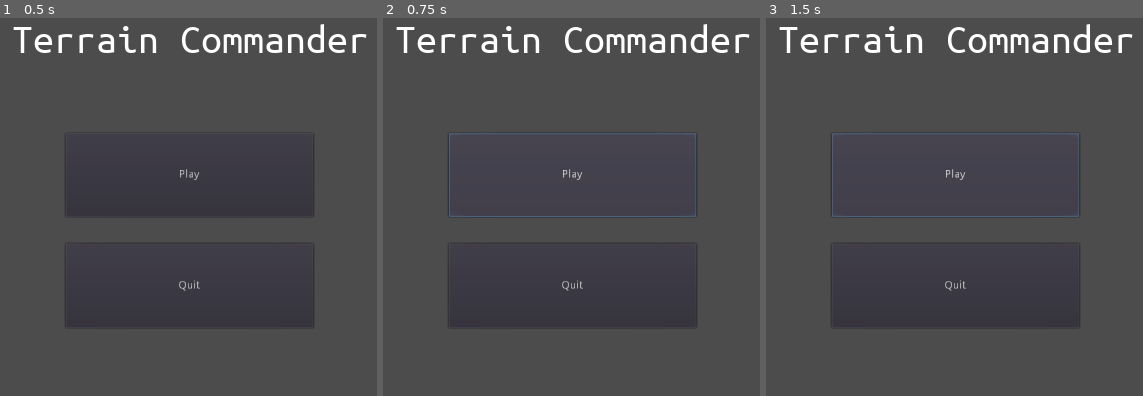
Above: before the commit, frames 1-3 (left to right).
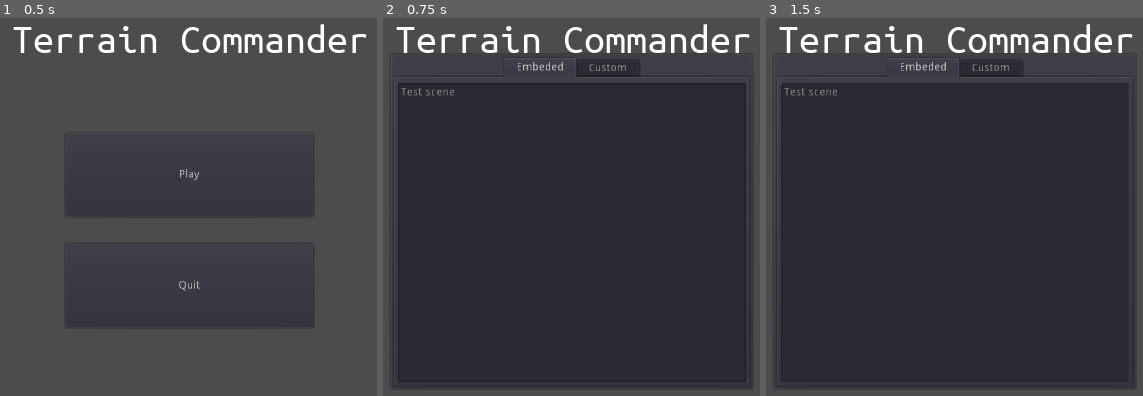
Above: after the commit, the same moments.

Repository: Blinc13/terrain_commander
Game: Godot game, scene res://scenes/ui/MainMenu.tscn
The game is run twice, just before and just after one commit, with the same random seed, the same clock (stepped at 60 frames per second) and the same inputs.
Inputs:
- Up to frame 1 (0.5 s): no input
- Up to frame 2 (0.75 s): click "Play" at 0.5 s
- Up to frame 3 (1.5 s): click "Play" at 1.25 s

Frame 1 is identical in both runs. In frame 2, 60% of the frame differs, in the area x 2-98%, y 10-98%; in frame 3, 60%.

Commit message:
Update terrain material

Diff:
--- a/TestScene.tscn
+++ b/TestScene.tscn
@@ -1,19 +1,20 @@
-[gd_scene load_steps=8 format=2]
+[gd_scene load_steps=9 format=2]
 
 [ext_resource path="res://src/objects/terrain_manager.gd" type="Script" id=1]
 [ext_resource path="res://assets/textures/terrain/background.png" type="Texture" id=2]
 [ext_resource path="res://assets/textures/terrain/terrain.png" type="Texture" id=3]
-[ext_resource path="res://assets/materials/terrain/NormalMap.tres" type="Material" id=4]
-[ext_resource path="res://scenes/units/Player.tscn" type="PackedScene" id=5]
+[ext_resource path="res://assets/materials/terrain/TerrainMaterial.tres" type="Material" id=4]
+[ext_resource path="res://scenes/units/Player/Player.tscn" type="PackedScene" id=5]
 [ext_resource path="res://scenes/ui/InGame.tscn" type="PackedScene" id=6]
 [ext_resource path="res://src/objects/game.gd" type="Script" id=7]
+[ext_resource path="res://assets/materials/terrain/BackgroundMaterial.tres" type="Material" id=8]
 
 [node name="Node2D" type="Node2D"]
 script = ExtResource( 7 )
 
 [node name="Background" type="Polygon2D" parent="."]
 modulate = Color( 0.494118, 0.494118, 0.494118, 1 )
-material = ExtResource( 4 )
+material = ExtResource( 8 )
 z_index = -1
 texture = ExtResource( 2 )
 polygon = PoolVector2Array( -157, -149, -159, 532, 632, 525, 623, -156 )
--- /dev/null
+++ b/assets/materials/terrain/BackgroundMaterial.tres
@@ -0,0 +1,8 @@
+[gd_resource type="ShaderMaterial" load_steps=3 format=2]
+
+[ext_resource path="res://assets/materials/terrain/NormalMa.tres" type="Shader" id=1]
+[ext_resource path="res://assets/textures/terrain/background_n.png" type="Texture" id=2]
+
+[resource]
+shader = ExtResource( 1 )
+shader_param/Normal_map = ExtResource( 2 )
--- a/assets/materials/terrain/NormalMap.tres
+++ b/assets/materials/terrain/NormalMa.tres
@@ -1,11 +1,9 @@
-[gd_resource type="ShaderMaterial" load_steps=4 format=2]
-
-[ext_resource path="res://assets/textures/terrain/background_n.png" type="Texture" id=1]
+[gd_resource type="VisualShader" load_steps=2 format=2]
 
 [sub_resource type="VisualShaderNodeTextureUniform" id=2]
 uniform_name = "Normal_map"
 
-[sub_resource type="VisualShader" id=1]
+[resource]
 code = "shader_type canvas_item;
 uniform sampler2D Normal_map;
 
@@ -36,13 +34,8 @@
 
 }
 "
-graph_offset = Vector2( -429.395, 70.6982 )
 mode = 1
 flags/light_only = false
 nodes/fragment/2/node = SubResource( 2 )
 nodes/fragment/2/position = Vector2( 60, 160 )
 nodes/fragment/connections = PoolIntArray( 2, 0, 0, 3 )
-
-[resource]
-shader = SubResource( 1 )
-shader_param/Normal_map = ExtResource( 1 )
--- /dev/null
+++ b/assets/materials/terrain/TerrainMaterial.tres
@@ -0,0 +1,8 @@
+[gd_resource type="ShaderMaterial" load_steps=3 format=2]
+
+[ext_resource path="res://assets/textures/terrain/terrain_n.png" type="Texture" id=1]
+[ext_resource path="res://assets/materials/terrain/NormalMa.tres" type="Shader" id=2]
+
+[resource]
+shader = ExtResource( 2 )
+shader_param/Normal_map = ExtResource( 1 )
--- /dev/null
+++ b/levels/TestLevel.tscn
@@ -0,0 +1,16 @@
+[gd_scene load_steps=5 format=2]
+
+[ext_resource path="res://scenes/misc/BaseLevel.tscn" type="PackedScene" id=1]
+[ext_resource path="res://assets/materials/terrain/TerrainMaterial.tres" type="Material" id=2]
+[ext_resource path="res://assets/textures/terrain/terrain.png" type="Texture" id=3]
+[ext_resource path="res://scenes/units/Player/MasterPlayer.tscn" type="PackedScene" id=4]
+
+[node name="Game" instance=ExtResource( 1 )]
+
+[node name="Polygon2D" type="Polygon2D" parent="TerrainManager" index="0"]
+material = ExtResource( 2 )
+texture = ExtResource( 3 )
+polygon = PoolVector2Array( 129, 360, 202, 502, 527, 524, 820, 471, 883, 328, 870, 199, 737, 61, 656, 164, 611, 313, 515, 348, 354, 371, 228, 355 )
+
+[node name="Player" parent="Players" index="0" instance=ExtResource( 4 )]
+position = Vector2( 235, 333 )
--- a/scenes/Game.tscn
+++ /dev/null
@@ -1,12 +0,0 @@
-[gd_scene load_steps=3 format=2]
-
-[ext_resource path="res://src/objects/terrain_manager.gd" type="Script" id=1]
-[ext_resource path="res://src/objects/game.gd" type="Script" id=2]
-
-[node name="Game" type="Node2D"]
-script = ExtResource( 2 )
-
-[node name="TerrainManager" type="Node2D" parent="."]
-script = ExtResource( 1 )
-
-[node name="Players" type="Node" parent="."]
--- /dev/null
+++ b/scenes/misc/BaseLevel.tscn
@@ -0,0 +1,20 @@
+[gd_scene load_steps=5 format=2]
+
+[ext_resource path="res://src/objects/terrain_manager.gd" type="Script" id=1]
+[ext_resource path="res://src/objects/game.gd" type="Script" id=2]
+[ext_resource path="res://assets/materials/terrain/BackgroundMaterial.tres" type="Material" id=3]
+[ext_resource path="res://assets/textures/terrain/background.png" type="Texture" id=4]
+
+[node name="Game" type="Node2D"]
+script = ExtResource( 2 )
+
+[node name="BackGround" type="Polygon2D" parent="."]
+modulate = Color( 0.494118, 0.494118, 0.494118, 1 )
+material = ExtResource( 3 )
+texture = ExtResource( 4 )
+polygon = PoolVector2Array( 2731, -2005, -2567, -1993, -2579, 2682, 2755, 2646 )
+
+[node name="TerrainManager" type="Node2D" parent="."]
+script = ExtResource( 1 )
+
+[node name="Players" type="Node" parent="."]
--- a/scenes/ui/MainMenu.tscn
+++ b/scenes/ui/MainMenu.tscn
@@ -12,7 +12,7 @@
 anchor_bottom = 1.0
 script = ExtResource( 2 )
 
-[node name="VBoxContainer" type="VBoxContainer" parent="."]
+[node name="Title" type="VBoxContainer" parent="."]
 anchor_top = 0.5
 anchor_right = 1.0
 anchor_bottom = 0.5
@@ -20,70 +20,100 @@
 margin_bottom = 257.0
 alignment = 1
 
-[node name="Label" type="Label" parent="VBoxContainer"]
+[node name="Label" type="Label" parent="Title"]
 margin_right = 1024.0
 margin_bottom = 56.0
 custom_fonts/font = SubResource( 1 )
 text = "Terrain Commander"
 align = 1
 
-[node name="Separator" type="Control" parent="VBoxContainer"]
+[node name="Separator" type="Control" parent="Title"]
 margin_top = 60.0
 margin_right = 1024.0
 margin_bottom = 144.0
 size_flags_vertical = 3
 size_flags_stretch_ratio = 0.34
 
-[node name="HBoxContainer" type="HBoxContainer" parent="VBoxContainer"]
+[node name="HBoxContainer" type="HBoxContainer" parent="Title"]
 margin_top = 148.0
 margin_right = 1024.0
 margin_bottom = 397.0
 size_flags_vertical = 3
 
-[node name="Separator" type="Control" parent="VBoxContainer/HBoxContainer"]
+[node name="Separator" type="Control" parent="Title/HBoxContainer"]
 margin_right = 349.0
 margin_bottom = 249.0
 size_flags_horizontal = 3
 
-[node name="VBoxContainer" type="VBoxContainer" parent="VBoxContainer/HBoxContainer"]
+[node name="VBoxContainer" type="VBoxContainer" parent="Title/HBoxContainer"]
 margin_left = 353.0
 margin_right = 670.0
 margin_bottom = 249.0
 size_flags_horizontal = 3
 size_flags_stretch_ratio = 0.91
 
-[node name="PlayButton" type="Button" parent="VBoxContainer/HBoxContainer/VBoxContainer"]
+[node name="PlayButton" type="Button" parent="Title/HBoxContainer/VBoxContainer"]
 margin_right = 317.0
 margin_bottom = 107.0
 size_flags_vertical = 3
 text = "Play"
 
-[node name="Separator" type="Control" parent="VBoxContainer/HBoxContainer/VBoxContainer"]
+[node name="Separator" type="Control" parent="Title/HBoxContainer/VBoxContainer"]
 margin_top = 111.0
 margin_right = 317.0
 margin_bottom = 137.0
 size_flags_vertical = 3
 size_flags_stretch_ratio = 0.24
 
-[node name="QuitButton" type="Button" parent="VBoxContainer/HBoxContainer/VBoxContainer"]
+[node name="QuitButton" type="Button" parent="Title/HBoxContainer/VBoxContainer"]
 margin_top = 141.0
 margin_right = 317.0
 margin_bottom = 249.0
 size_flags_vertical = 3
 text = "Quit"
 
-[node name="Separator2" type="Control" parent="VBoxContainer/HBoxContainer"]
+[node name="Separator2" type="Control" parent="Title/HBoxContainer"]
 margin_left = 674.0
 margin_right = 1024.0
 margin_bottom = 249.0
 size_flags_horizontal = 3
 
-[node name="Separator2" type="Control" parent="VBoxContainer"]
+[node name="Separator2" type="Control" parent="Title"]
 margin_top = 401.0
 margin_right = 1024.0
 margin_bottom = 508.0
 size_flags_vertical = 3
 size_flags_stretch_ratio = 0.43
 
-[connection signal="pressed" from="VBoxContainer/HBoxContainer/VBoxContainer/PlayButton" to="." method="play"]
-[connection signal="pressed" from="VBoxContainer/HBoxContainer/VBoxContainer/QuitButton" to="." method="quit"]
+[node name="LevelsList" type="PanelContainer" parent="."]
+visible = false
+anchor_left = 0.271
+anchor_top = 0.155
+anchor_right = 0.727
+anchor_bottom = 0.875
+margin_left = -0.504028
+margin_right = -0.448059
+margin_bottom = -6.10352e-05
+
+[node name="TabContainer" type="TabContainer" parent="LevelsList"]
+margin_left = 7.0
+margin_top = 7.0
+margin_right = 460.0
+margin_bottom = 425.0
+
+[node name="Embeded" type="ItemList" parent="LevelsList/TabContainer"]
+anchor_right = 1.0
+anchor_bottom = 1.0
+margin_left = 4.0
+margin_top = 32.0
+margin_right = -4.0
+margin_bottom = -4.0
+max_columns = 2
+
+[node name="Custom" type="ItemList" parent="LevelsList/TabContainer"]
+visible = false
+margin_right = 40.0
+margin_bottom = 40.0
+
+[connection signal="pressed" from="Title/HBoxContainer/VBoxContainer/PlayButton" to="." method="play"]
+[connection signal="pressed" from="Title/HBoxContainer/VBoxContainer/QuitButton" to="." method="quit"]
--- a/src/ui/main_menu.gd
+++ b/src/ui/main_menu.gd
@@ -1,8 +1,19 @@
 extends Control
 
+onready var levels_list = $LevelsList
 
 func quit():
 	get_tree().quit(0)
 
 func play():
-	pass # TODO: Finish script
+	init_levels_list()
+
+	levels_list.show()
+
+
+
+onready var embeded_levels = $LevelsList/TabContainer/Embeded
+onready var custom_levels = $LevelsList/TabContainer/Custom
+
+func init_levels_list():
+	embeded_levels.add_item("Test scene")
